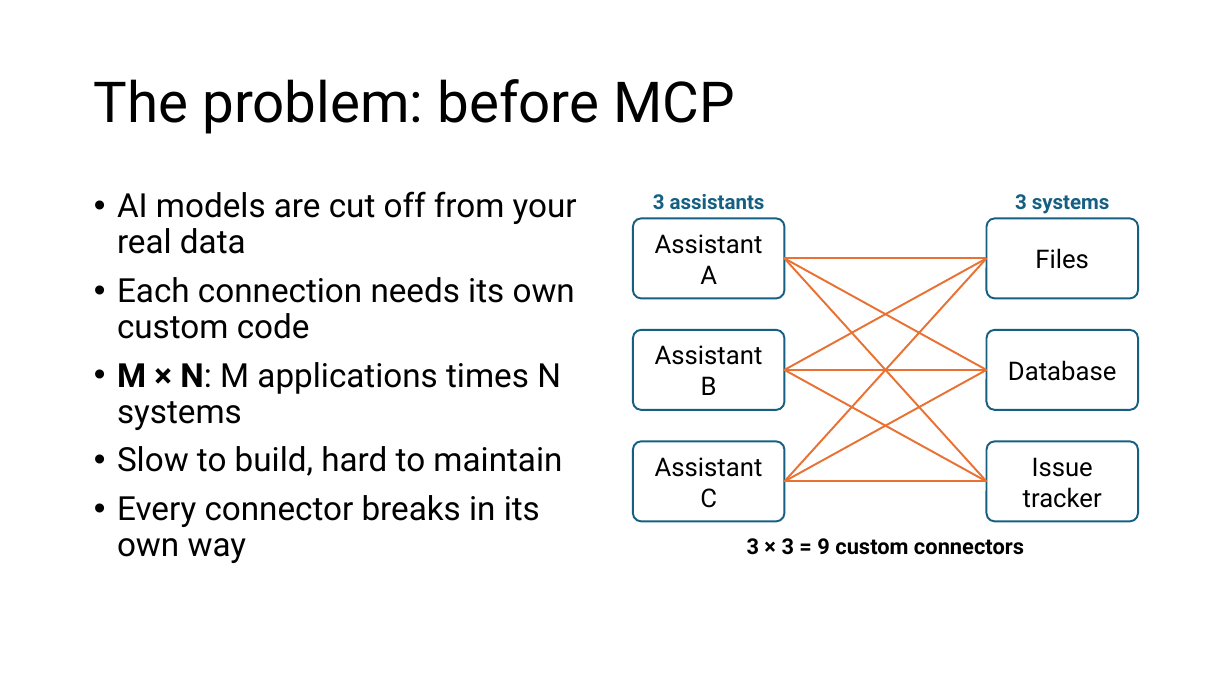
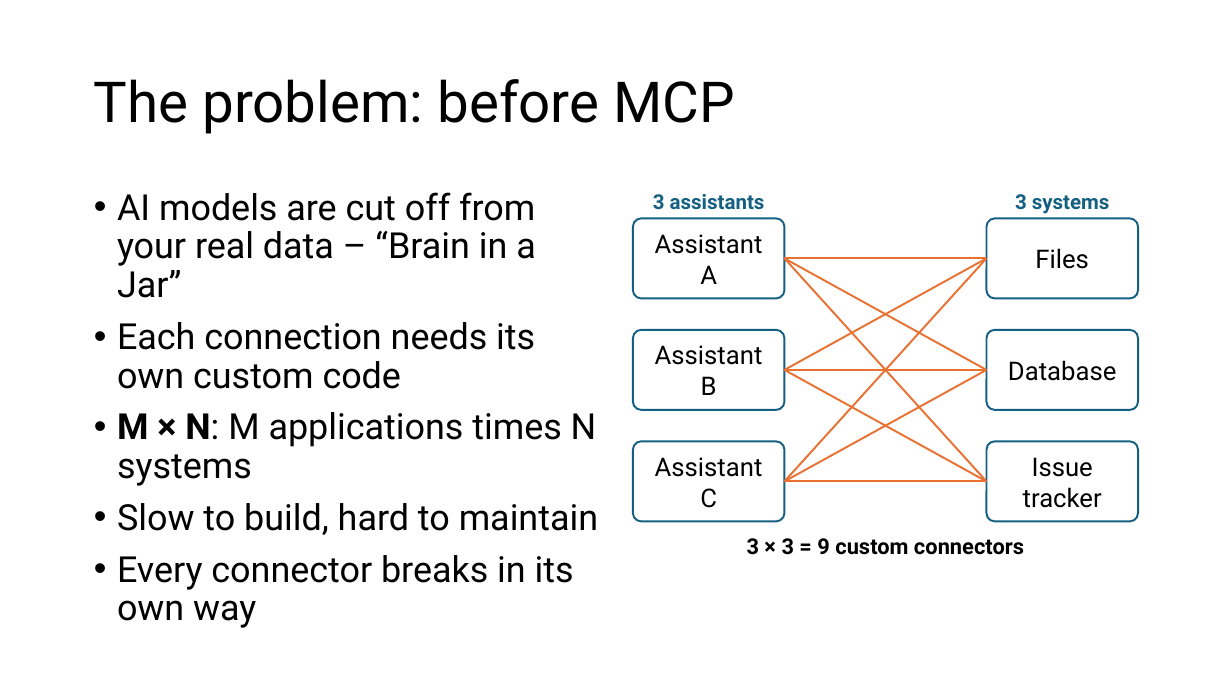
Before and after one commit to karoluciecha/ai-assisted-programming-module, a slide deck: slide 6 of lectures-and-labs/week05/mcp-lecture.pptx. Drawn at 1232x693 pixels with LibreOffice and Linux fonts; fonts in the diff are those of the drawing. Boxes give left, top, right and bottom in pixels: in the first picture for what was removed or moved away, otherwise in the second. Text is boxed around its words. In the diff, an @@ line names an element or a change of style, - is before the commit and + after.

```diff
--- a/lectures-and-labs/week05/mcp-lecture.pptx
+++ b/lectures-and-labs/week05/mcp-lecture.pptx
@@ text at (x1=117, y1=192, x2=536, y2=298): text changed; size 25.9 to 28 pt @@
-• AI models are cut off from your real data
+• AI models are cut off from your real data – “Brain in a Jar”
@@ text at (x1=117, y1=322, x2=598, y2=628): size 25.9 to 28 pt in "Each connection needs its own custom code", "M × N: M applications times N ...", "Slow to build, hard to maintain", "Every connector breaks in its own way" @@
```
Also in this commit, not shown: 24 other slides changed, 1 other file.
